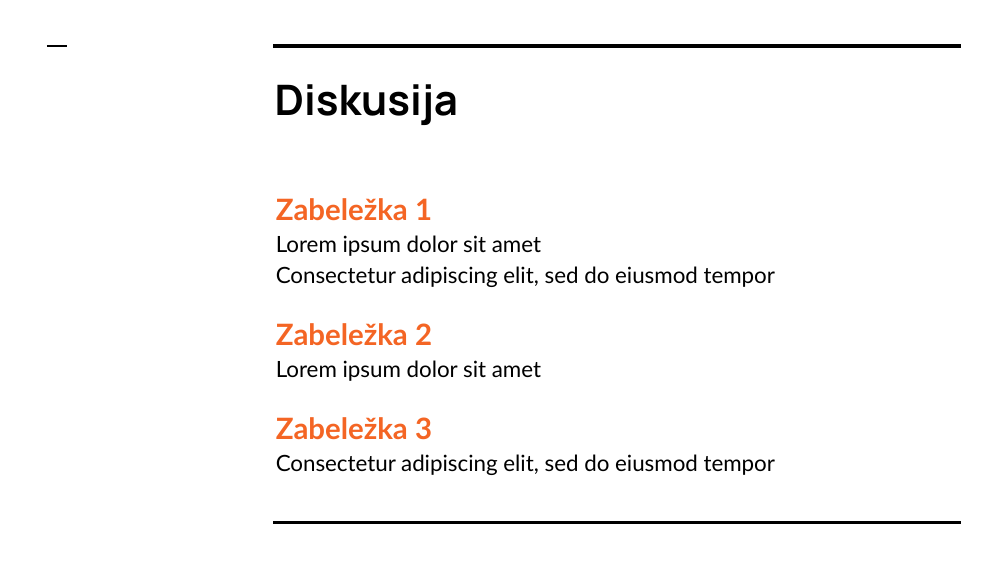
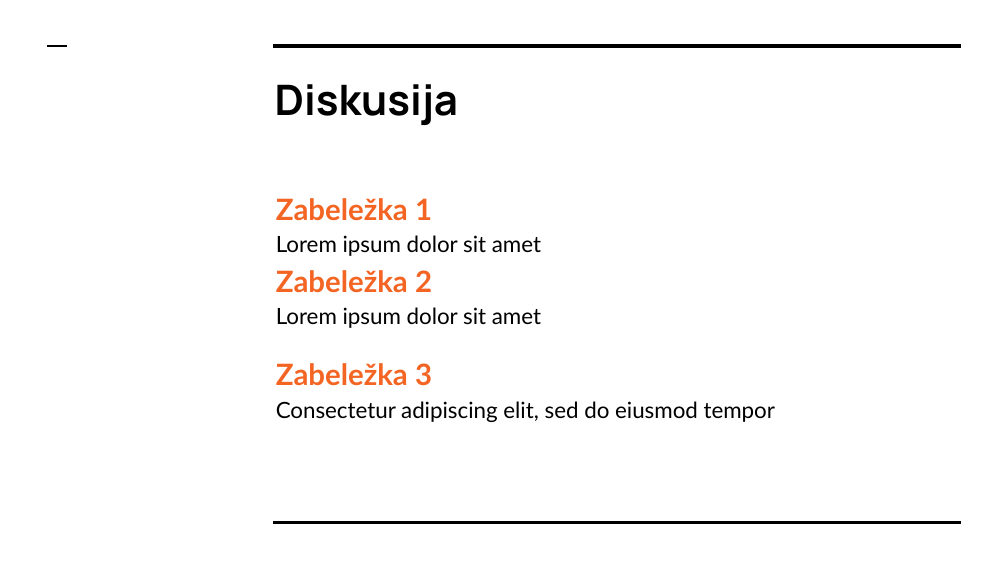
Before and after one commit to MatijaDolzan/Praktikum7, a slide deck: slide 10 of Predstavitve/Praktikum II - Skupina 7 - Teden 2.pptx. Drawn at 1008x567 pixels with LibreOffice and Linux fonts; fonts in the diff are those of the drawing. Boxes give left, top, right and bottom in pixels: in the first picture for what was removed or moved away, otherwise in the second. Text is boxed around its words. In the diff, an @@ line names an element or a change of style, - is before the commit and + after.

```diff
--- a/Predstavitve/Praktikum II - Skupina 7 - Teden 2.pptx
+++ b/Predstavitve/Praktikum II - Skupina 7 - Teden 2.pptx
@@ text at (x1=276, y1=266, x2=775, y2=287): paragraph removed @@
-Consectetur adipiscing elit, sed do eiusmod tempor
@@ text at (x1=276, y1=270, x2=432, y2=293): less space between paragraphs @@
```
Also in this commit, not shown: 4 other slides changed.
